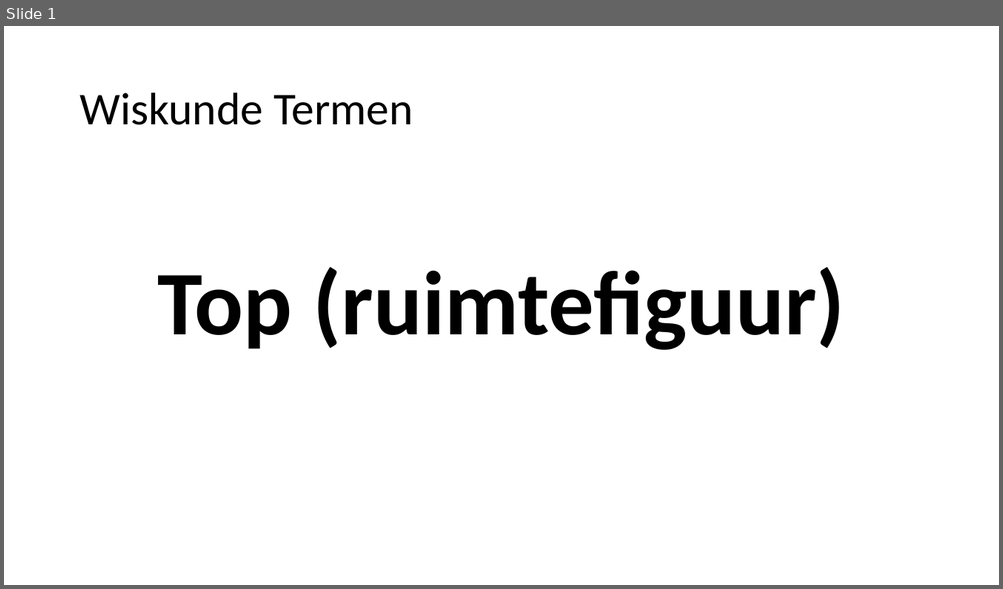
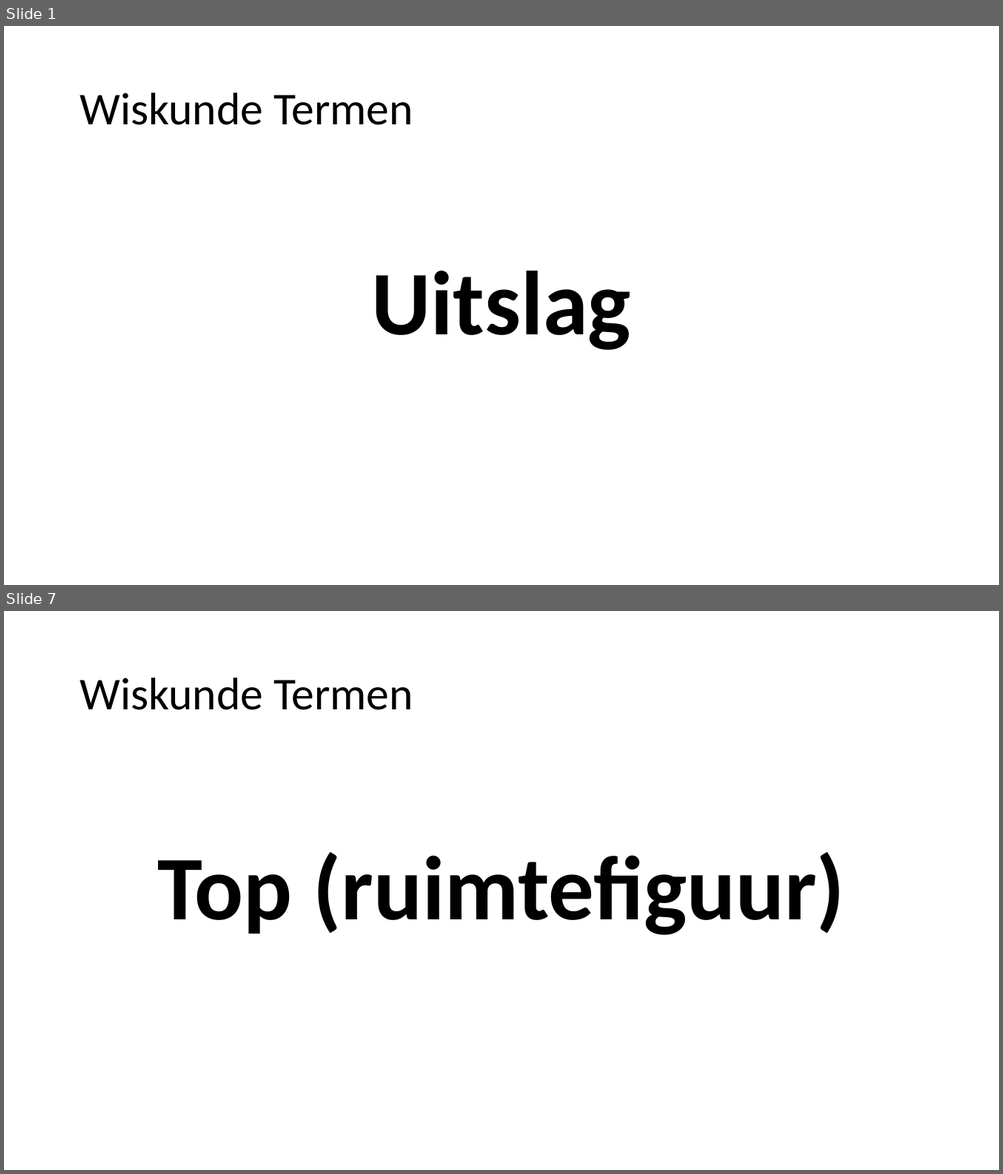
Before and after one commit to heinvinkel/wiskundetermen, a slide deck: meetkunde/AAAAMeetkunde.pptx. Shown one above the other, each under a label of ours: slide 1 before the commit, slides 1 and 7 after it; the slides between them are not shown. The pictures are 1003x589 and 1003x1174 pixels, drawn with LibreOffice and Linux fonts; fonts in the diff are those of the drawing. Boxes give left, top, right and bottom in pixels: in the first picture for what was removed or moved away, otherwise in the second. Text is boxed around its words. In the diff, an @@ line names an element or a change of style, - is before the commit and + after.

```diff
--- a/meetkunde/AAAAMeetkunde.pptx
+++ b/meetkunde/AAAAMeetkunde.pptx
@@ slide 1 added at [4, 26, 999, 585], background #FFFFFF @@
@@ title added at [79, 93, 413, 125], 44 pt, text #000000 @@
+Wiskunde Termen
@@ text added at [372, 270, 632, 350], 87.8 pt, text #000000, bold @@
+Uitslag
@@ what was slide 1 is now slide 7 @@
```
Also in this commit, not shown: 5 other slides added, 13 other files.
